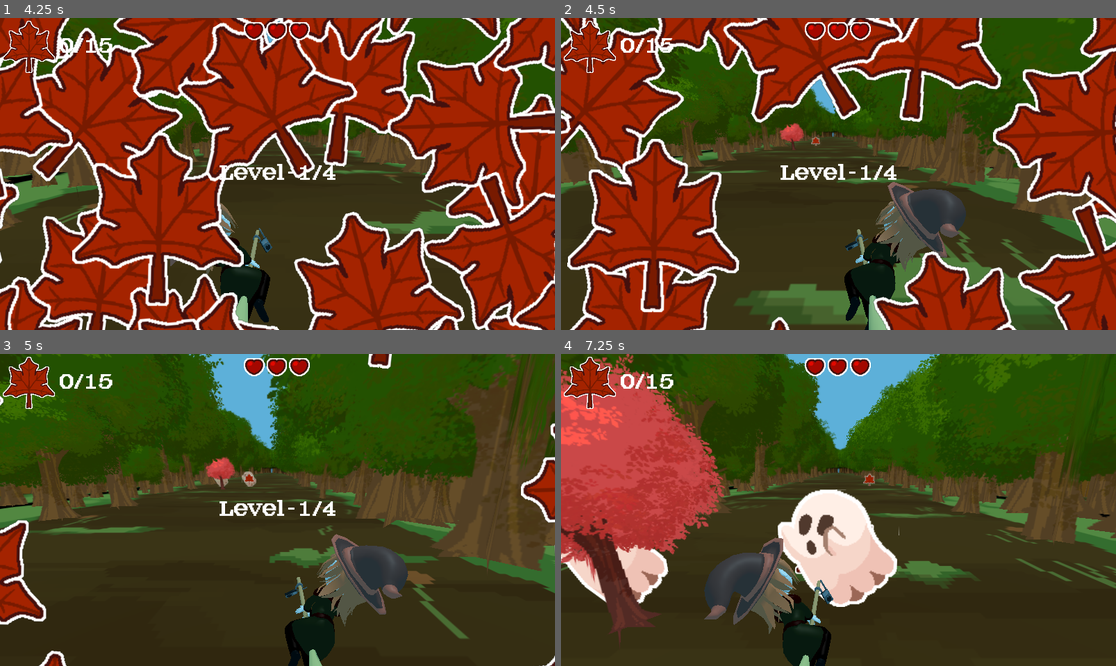
Above: before the commit, frames 1-4 (two rows, left to right).
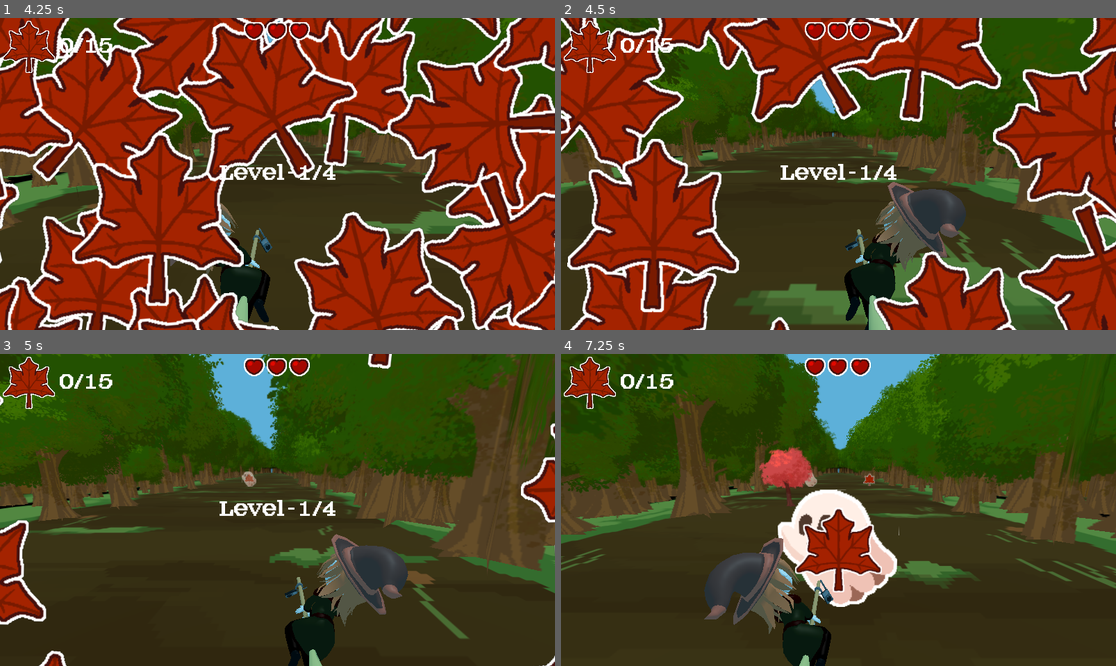
Above: after the commit, the same moments.

Repository: wewewer123/Cozy-Chaos-Fall-2025
Game: Godot game, scene res://scenes/game/GameHolder.tscn
The game is run twice, just before and just after one commit, with the same random seed, the same clock (stepped at 60 frames per second) and the same inputs.
Inputs (mouse positions are in pixels of both pictures, inside the frame that each line leads up to):
- Up to frame 1 (4.25 s): tap Enter at 0.5 s; move the mouse to (399, 158) at 0.52 s; hold D (right) 0.53-1.25 s; tap T at 0.6 s; click (399, 158) at 0.67 s; click "tutorial" at 1.25 s; click "start" at 2 s; click "start" at 2.75 s; move the mouse to (277, 174) at 3.52 s; hold A (left) from 3.53 s (still down); tap Y at 3.6 s; click (277, 174) at 3.67 s
- Up to frame 2 (4.5 s): move the mouse to (894, 105) at 4.27 s; release A (left) at 4.28 s; hold D (right) from 4.28 s (still down); tap Tab at 4.35 s
- Up to frame 3 (5 s): keep holding D (right)
- Up to frame 4 (7.25 s): move the mouse to (810, 572) at 5.02 s; tap T at 5.1 s; click (810, 572) at 5.17 s; move the mouse to (1005, 556) at 5.77 s; release D (right) at 5.78 s; hold A (left) from 5.78 s (still down); tap Y at 5.85 s; move the mouse to (672, 463) at 6.52 s; tap Tab at 6.6 s

Frame 1 is identical in both runs. In frame 2, 0.2% of the frame differs, in the area x 39-47%, y 33-43%; in frame 3, 0.4%; in frame 4, 19%, in the area x 0-58%, y 0-93%.

Commit message:
Set difficulty boundries, changed background music, added leaf spawning curve

Diff:
--- a/scenes/ui/main_menu.tscn
+++ b/scenes/ui/main_menu.tscn
@@ -82,19 +82,20 @@
 
 [node name="Start" type="Button" parent="CenterContainer/Menu/CenterContainer/MenuButtonList"]
 layout_mode = 2
+focus_neighbor_bottom = NodePath("../tutorial")
+focus_next = NodePath("../tutorial")
+focus_previous = NodePath("../Exit")
+theme = ExtResource("3_hh8cs")
+theme_type_variation = &"FlatButton"
+text = "start"
+flat = true
+
+[node name="tutorial" type="Button" parent="CenterContainer/Menu/CenterContainer/MenuButtonList"]
+layout_mode = 2
+focus_neighbor_top = NodePath("../Start")
 focus_neighbor_bottom = NodePath("../Options")
 focus_next = NodePath("../Options")
-focus_previous = NodePath("../Exit")
-theme = ExtResource("3_hh8cs")
-theme_type_variation = &"FlatButton"
-text = "start"
-flat = true
-
-[node name="tutorial" type="Button" parent="CenterContainer/Menu/CenterContainer/MenuButtonList"]
-layout_mode = 2
-focus_neighbor_bottom = NodePath("../Options")
-focus_next = NodePath("../Options")
-focus_previous = NodePath("../Exit")
+focus_previous = NodePath("../Start")
 theme = ExtResource("3_hh8cs")
 theme_type_variation = &"FlatButton"
 text = "tutorial"
@@ -111,10 +112,10 @@
 
 [node name="Options" type="Button" parent="CenterContainer/Menu/CenterContainer/MenuButtonList"]
 layout_mode = 2
-focus_neighbor_top = NodePath("../Start")
+focus_neighbor_top = NodePath("../tutorial")
 focus_neighbor_bottom = NodePath("../Exit")
 focus_next = NodePath("../Exit")
-focus_previous = NodePath("../Start")
+focus_previous = NodePath("../tutorial")
 theme = ExtResource("3_hh8cs")
 theme_type_variation = &"FlatButton"
 text = "Options
@@ -312,7 +313,7 @@
 layout_mode = 2
 size_flags_vertical = 1
 min_value = 0.5
-max_value = 20.0
+max_value = 5.0
 step = 0.1
 value = 1.0
 
--- a/scenes/world/BackgroundMusic.tscn
+++ b/scenes/world/BackgroundMusic.tscn
@@ -1,7 +1,8 @@
 [gd_scene load_steps=2 format=3 uid="uid://cikhnrmajljah"]
 
-[ext_resource type="AudioStream" uid="uid://hjlkns1dvcyy" path="res://assets/audio/music/Tea and Tiny Charms (summer).wav" id="1_syabp"]
+[ext_resource type="AudioStream" uid="uid://dbqvy8xq56bvv" path="res://assets/audio/ambience/Fall (3 and 4).mp3" id="1_bj4un"]
 
 [node name="Backgroundmusic" type="AudioStreamPlayer2D"]
-stream = ExtResource("1_syabp")
+stream = ExtResource("1_bj4un")
+volume_db = 10.0
 autoplay = true
--- a/scenes/world/Levels/Level1.tscn
+++ b/scenes/world/Levels/Level1.tscn
@@ -5,9 +5,9 @@
 [ext_resource type="PackedScene" uid="uid://jkp5gvu52u1o" path="res://scenes/player/player.tscn" id="2_estr2"]
 [ext_resource type="PackedScene" uid="uid://cktfpcvhahrcj" path="res://scenes/lane_objects/lane_spawner.tscn" id="5_2j2ko"]
 [ext_resource type="PackedScene" uid="uid://7v0ou44u3gdb" path="res://scenes/world/decoration/tree_spawner.tscn" id="5_muapc"]
+[ext_resource type="AudioStream" uid="uid://hjlkns1dvcyy" path="res://assets/audio/music/Tea and Tiny Charms (summer).wav" id="9_2j2ko"]
 [ext_resource type="PackedScene" uid="uid://bdkni105yimiq" path="res://scenes/world/enviornment/trees_static.tscn" id="11_d7lc8"]
 [ext_resource type="PackedScene" uid="uid://cikhnrmajljah" path="res://scenes/world/BackgroundMusic.tscn" id="11_xtfam"]
-[ext_resource type="AudioStream" uid="uid://b7k0lpe44nelp" path="res://assets/audio/ambience/Summer (1 and 2).mp3" id="12_k6s3k"]
 [ext_resource type="PackedScene" uid="uid://4mplcxp2vl13" path="res://scenes/world/player_locator.tscn" id="14_uvtmw"]
 
 [sub_resource type="Environment" id="Environment_3602c"]
@@ -43,8 +43,8 @@
 transform = Transform3D(1, 0, 0, 0, 1, 0, 0, 0, 1, 0.0045776367, 0.9870453, -0.021865845)
 
 [node name="Backgroundmusic" parent="." instance=ExtResource("11_xtfam")]
-stream = ExtResource("12_k6s3k")
-volume_db = 10.0
+stream = ExtResource("9_2j2ko")
+volume_db = 1.0
 
 [node name="WorldEnvironment" type="WorldEnvironment" parent="."]
 environment = SubResource("Environment_3602c")
--- a/scenes/world/Levels/Level2.tscn
+++ b/scenes/world/Levels/Level2.tscn
@@ -6,11 +6,11 @@
 [ext_resource type="PackedScene" uid="uid://cktfpcvhahrcj" path="res://scenes/lane_objects/lane_spawner.tscn" id="4_u6557"]
 [ext_resource type="PackedScene" uid="uid://7v0ou44u3gdb" path="res://scenes/world/decoration/tree_spawner.tscn" id="9_jvilp"]
 [ext_resource type="Resource" uid="uid://ctw7pnyka6wju" path="res://scenes/world/decoration/tree/factories/tree_factory_level_2.tres" id="10_kkefh"]
+[ext_resource type="AudioStream" uid="uid://hjlkns1dvcyy" path="res://assets/audio/music/Tea and Tiny Charms (summer).wav" id="11_u6557"]
 [ext_resource type="PackedScene" uid="uid://bfa4mxrqb63dw" path="res://scenes/world/Levels/environment_light.tscn" id="12_u6557"]
 [ext_resource type="PackedScene" uid="uid://bdkni105yimiq" path="res://scenes/world/enviornment/trees_static.tscn" id="13_xhb0t"]
 [ext_resource type="Texture2D" uid="uid://t7rayi1myxm2" path="res://assets/art/2D/trees/trees_yellow/ta111.png" id="14_bgw3j"]
 [ext_resource type="PackedScene" uid="uid://cikhnrmajljah" path="res://scenes/world/BackgroundMusic.tscn" id="14_py7lu"]
-[ext_resource type="AudioStream" uid="uid://b7k0lpe44nelp" path="res://assets/audio/ambience/Summer (1 and 2).mp3" id="15_w5duo"]
 [ext_resource type="PackedScene" uid="uid://4mplcxp2vl13" path="res://scenes/world/player_locator.tscn" id="17_w5duo"]
 
 [sub_resource type="Environment" id="Environment_frq16"]
@@ -31,7 +31,6 @@
 
 [node name="LaneSpawner" parent="." instance=ExtResource("4_u6557")]
 transform = Transform3D(1, 0, 0, 0, 1, 0, 0, 0, 1, 0, 0, -25)
-level = 3
 
 [node name="TreeSpawner" parent="." instance=ExtResource("9_jvilp")]
 tree_collection = ExtResource("10_kkefh")
@@ -45,7 +44,7 @@
 environment = SubResource("Environment_frq16")
 
 [node name="Backgroundmusic" parent="." instance=ExtResource("14_py7lu")]
-stream = ExtResource("15_w5duo")
-volume_db = 10.0
+stream = ExtResource("11_u6557")
+volume_db = 7.0
 
 [node name="PlayerLocator" parent="." instance=ExtResource("17_w5duo")]
--- a/scenes/world/Levels/Level3.tscn
+++ b/scenes/world/Levels/Level3.tscn
@@ -46,5 +46,6 @@
 
 [node name="Backgroundmusic" parent="." instance=ExtResource("14_s7s4a")]
 stream = ExtResource("15_s7s4a")
+volume_db = 7.0
 
 [node name="PlayerLocator" parent="." instance=ExtResource("17_tshvk")]
--- a/scenes/world/Levels/Level4.tscn
+++ b/scenes/world/Levels/Level4.tscn
@@ -46,5 +46,6 @@
 
 [node name="Backgroundmusic" parent="." instance=ExtResource("14_lugpx")]
 stream = ExtResource("15_0p8ux")
+volume_db = 7.0
 
 [node name="PlayerLocator" parent="." instance=ExtResource("17_7i75j")]
--- a/scripts/game/game_manager.gd
+++ b/scripts/game/game_manager.gd
@@ -177,6 +177,7 @@
 		set_state(GameManager.game_states.WIN)
 
 func on_player_death():
+	curr_lane_spawner.stop_spawning()
 	match  current_level:
 		1:
 			set_state(GameManager.game_states.LEVEL1, true)
--- a/scripts/game/globals.gd
+++ b/scripts/game/globals.gd
@@ -1,7 +1,6 @@
 extends Node
 
 var max_player_health = 3
-var max_leaf_count = 15
 
 var object_spawn_distance:float = 60
 
@@ -11,13 +10,30 @@
 	var base_time = _base_spawn_times.get(value)
 	return base_time * lane_object_spawn_time_multiplier
 
-var lane_object_spawn_time_multiplier = 5.0
+var lane_object_spawn_time_multiplier = 1.1
 
 var _base_spawn_times := {
 	GameManager.game_states.LEVEL1: 1.0,
 	GameManager.game_states.LEVEL2: 0.7,
 	GameManager.game_states.LEVEL3: 0.5,
-	GameManager.game_states.LEVEL4: 0.3,
+	GameManager.game_states.LEVEL4: 0.3
+}
+
+
+func get_leaf_count_for_level(value: GameManager.game_states) -> int:
+	var base_count = _base_leaf_counts.get(value, 0)
+	return base_count * max_leaf_count_multiplier
+
+func get_leaf_count():
+	return get_leaf_count_for_level(GameManager._curren_game_state)
+
+var max_leaf_count_multiplier = 15
+
+var _base_leaf_counts := {
+	GameManager.game_states.LEVEL1: 1,
+	GameManager.game_states.LEVEL2: 2,
+	GameManager.game_states.LEVEL3: 3,
+	GameManager.game_states.LEVEL4: 4
 }
 
 # Current spawning timer speeds
--- a/scripts/lane_objects/Spawner.gd
+++ b/scripts/lane_objects/Spawner.gd
@@ -36,6 +36,9 @@
 	for child in get_children():
 		if child is Marker3D:
 			lanes.append(child)
+
+func get_level():
+	return level
 
 func get_lane_count() -> int:
 	return lanes.size()
@@ -82,10 +85,10 @@
 
 # One-call convenience: spawns an item and an obstacle on DISTINCT lanes.
 func spawn() -> void:
-	if randi_range(0, 1) == 0:
-			spawn_single()
-	else:
-			spawn_pair()
+	#if randi_range(0, 1) == 0:
+	spawn_single()
+	#else:
+			#spawn_pair()
 
 	next_audio_bus_index = (next_audio_bus_index + 1) % audio_pan_effect_busses
 
--- a/scripts/lane_objects/obstacles/tree.gd
+++ b/scripts/lane_objects/obstacles/tree.gd
@@ -15,28 +15,28 @@
 
 #TODO: Use tree factories here
 
-#func replace_sprites() -> void:
-	#var textures: Array[Texture2D]
-	#
-	#match type:
-		#TreeType.SUMMER:
-			#textures = summer_textures
-		#TreeType.SEMI_AUTUMN:
-			#textures = semi_autumn_textures
-		#TreeType.AUTUMN:
-			#textures = autumn_textures
-	#
-	#if textures.is_empty():
-		#push_warning("No textures set for this tree type")
-		#return
-	#
-	#var rng := RandomNumberGenerator.new()
-	#rng.randomize()
-	#var index := rng.randi_range(0, textures.size() - 1)
-	#
-	#for child in get_children():
-		#if child is Sprite3D:
-			#child.texture = textures[index]
+func replace_sprites() -> void:
+	var textures: Array[Texture2D]
+
+	match type:
+		TreeType.SUMMER:
+			textures = summer_textures
+		TreeType.SEMI_AUTUMN:
+			textures = semi_autumn_textures
+		TreeType.AUTUMN:
+			textures = autumn_textures
+
+	if textures.is_empty():
+		push_warning("No textures set for this tree type")
+		return
+
+	var rng := RandomNumberGenerator.new()
+	rng.randomize()
+	var index := rng.randi_range(0, textures.size() - 1)
+
+	for child in get_children():
+		if child is Sprite3D:
+			child.texture = textures[index]
 
 func apply_effect(player: Node3D) -> void:
 	player.decrementHealth()
--- a/scripts/ui/hud.gd
+++ b/scripts/ui/hud.gd
@@ -26,9 +26,9 @@
 		remove_hearth()
 
 func on_player_leaf_changed(_value:int) -> void:
-	$Control/MarginContainer2/HBoxContainer/Label.text = str(GameManager.player.leaf) + "/" + str(Globals.max_leaf_count)
+	$Control/MarginContainer2/HBoxContainer/Label.text = str(GameManager.player.leaf) + "/" + str(Globals.get_leaf_count())
 
-	if GameManager.player.leaf == Globals.max_leaf_count:
+	if GameManager.player.leaf == Globals.get_leaf_count():
 		GameManager.next_level()
 
 func add_heart() -> void:
--- a/scripts/ui/label_text_setter.gd
+++ b/scripts/ui/label_text_setter.gd
@@ -1,4 +1,6 @@
 extends Label
 
 func _ready() -> void:
-	text = "0/" + str(Globals.max_leaf_count)
+	var leaf_count= Globals.get_leaf_count_for_level(GameManager._curren_game_state)
+
+	text = "0/" + str(leaf_count)
Not shown, changed: assets/audio/ambience/Fall (3 and 4).mp3.import
Not shown, changed: assets/audio/ambience/Rain loop (level 4).mp3.import
Not shown, changed: assets/audio/ambience/Summer (1 and 2).mp3.import
Not shown, changed: assets/audio/music/Cooking spells.mp3.import
Not shown, changed: assets/audio/music/Go you, Witch Girl!.mp3.import
Not shown, changed: export_presets.cfg
